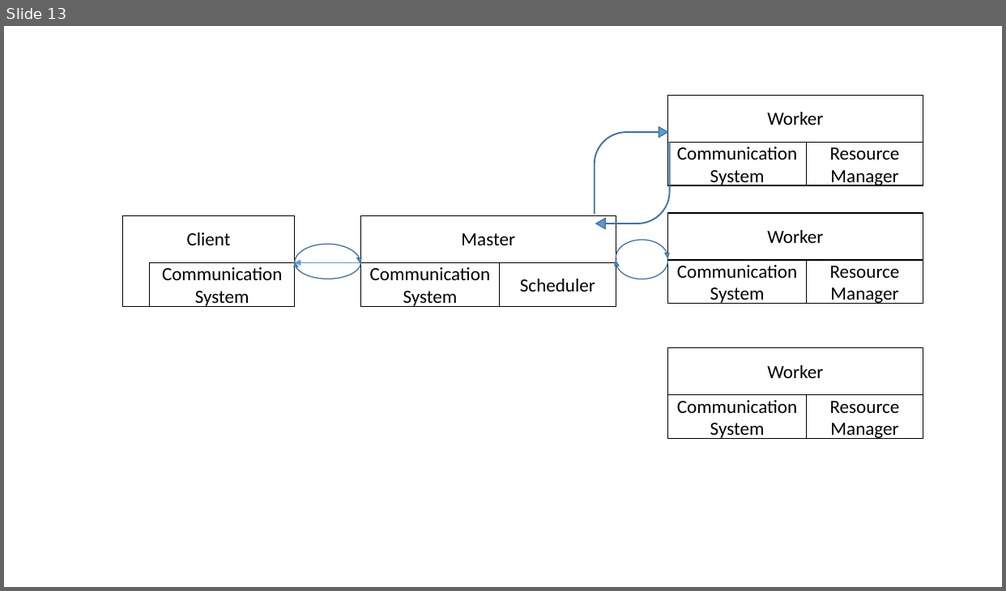
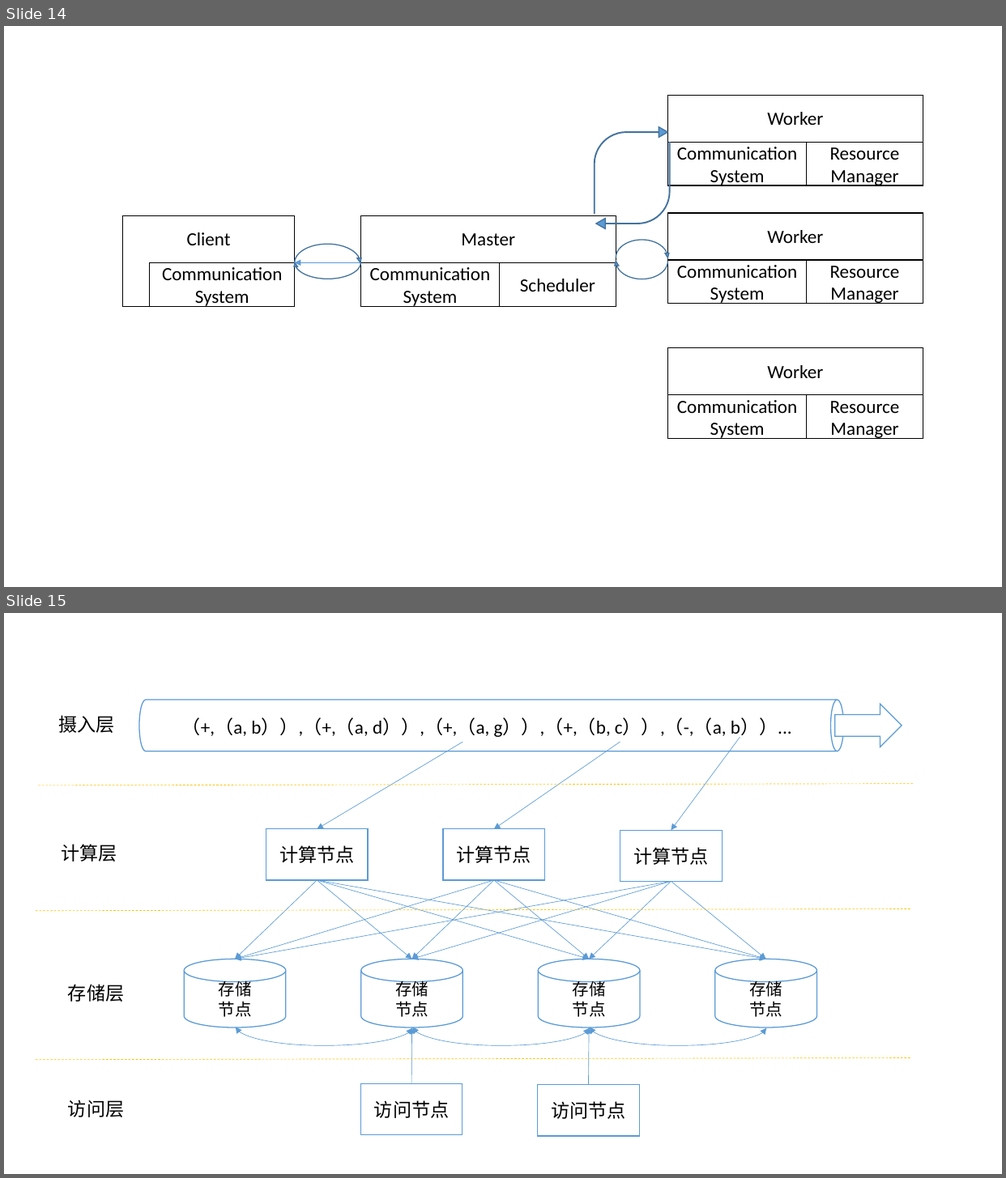
Before and after one commit to DuanSky22/GraduationThesis, a slide deck: post-graduate paper/论文画图.pptx. Shown one above the other, each under a label of ours: slide 13 before the commit, slides 14 and 15 after it. The pictures are 1006x591 and 1006x1178 pixels, drawn with LibreOffice and Linux fonts; fonts in the diff are those of the drawing. Boxes give left, top, right and bottom in pixels: in the first picture for what was removed or moved away, otherwise in the second. Text is boxed around its words. In the diff, an @@ line names an element or a change of style, - is before the commit and + after.

```diff
--- a/post-graduate paper/论文画图.pptx
+++ b/post-graduate paper/论文画图.pptx
@@ slide 15 added at box(4, 613, 1002, 1174), background #FFFFFF @@
@@ group added at box(36, 700, 914, 1136): 17 arrows, 10 rectangles, 5 cylinders, 3 curved double arrows, 3 lines, 1 right arrow @@
+计算节点
+计算节点
+计算节点
+存储
+节点
+存储
+节点
+存储
+节点
+存储
+节点
+（+,（a, b））,（+,（a, d））,（+,（a, g））,（+,（b, c））,（-,（a, b））...
+访问节点
+访问节点
+摄入层
+计算层
+存储层
+访问层
@@ what was slide 13 is now slide 14 @@
```
Also in this commit, not shown: 2 other slides added, 12 other files.
